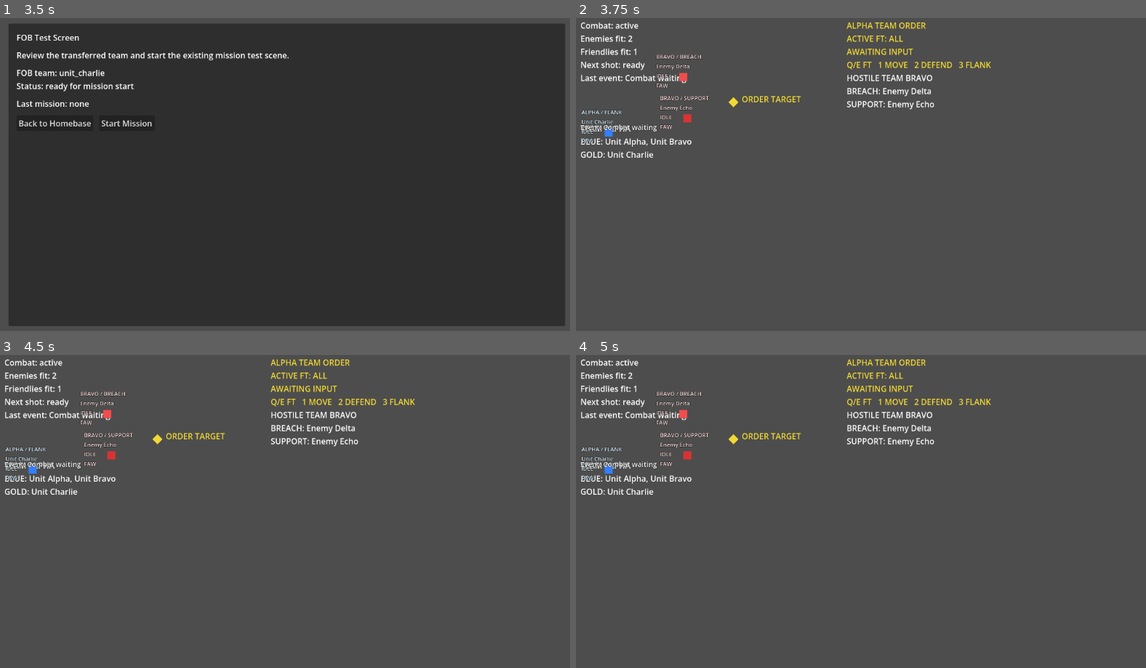
Above: before the commit, frames 1-4 (two rows, left to right).
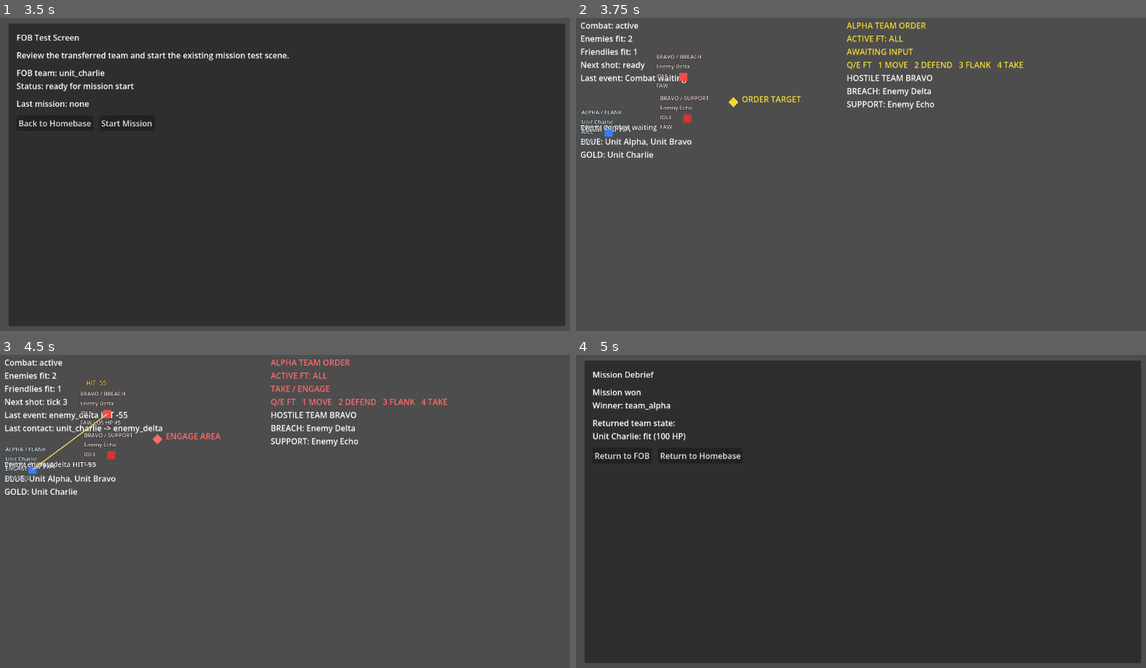
Above: after the commit, the same moments.

Repository: 0klabauta0-jpg/Sternenbuergerchen
Game: Godot game, scene res://scenes/meta/meta_layer_test.tscn
Same seed, same stepped clock (60 frames per second), same inputs: the game is played once before the commit and once after it.
Inputs:
- Up to frame 1 (3.5 s): click "Unit Alpha (unit_alpha / team…" at 0.5 s; click "Unit Bravo (unit_bravo / team…" at 1.25 s; click "Unit Charlie (unit_charlie / …" at 2 s; click "Transfer Team to FOB" at 2.75 s
- Up to frame 2 (3.75 s): click "Start Mission" at 3.5 s
- Up to frame 3 (4.5 s): tap Enter at 4.25 s; tap 4 at 4.35 s
- Up to frame 4 (5 s): no input

Frame 1 is identical in both runs. In frame 2, less than 0.1% of the frame differs, in the area x 73-79%, y 13-17%; in frame 3, 1.7%; in frame 4, 94%, in the area x 0-100%, y 1-99%.

Commit message:
Add minimal take order to tactical sandbox

Diff:
--- a/scenes/tests/mission_reactivity_test.tscn
+++ b/scenes/tests/mission_reactivity_test.tscn
@@ -40,7 +40,7 @@
 offset_top = 16.0
 offset_right = 860.0
 offset_bottom = 110.0
-text = "ALPHA TEAM ORDER\nACTIVE FT: ALL\nAWAITING INPUT\nQ/E FT   1 MOVE   2 DEFEND   3 FLANK"
+text = "ALPHA TEAM ORDER\nACTIVE FT: ALL\nAWAITING INPUT\nQ/E FT   1 MOVE   2 DEFEND   3 FLANK   4 TAKE"
 
 [node name="SimulationRoot" type="Node" parent="."]
 script = ExtResource("1_simulation")
--- a/scripts/tests/mission_tactical_sandbox_controller.gd
+++ b/scripts/tests/mission_tactical_sandbox_controller.gd
@@ -4,6 +4,7 @@
 const MOVE_COLOR: Color = Color(0.95, 0.85, 0.2, 1.0)
 const DEFEND_COLOR: Color = Color(0.4, 0.9, 1.0, 1.0)
 const FLANK_COLOR: Color = Color(1.0, 0.65, 0.3, 1.0)
+const TAKE_COLOR: Color = Color(1.0, 0.42, 0.42, 1.0)
 const FIRETEAM_ALL: String = "all"
 const FIRETEAM_BLUE: String = "blue"
 const FIRETEAM_GOLD: String = "gold"
@@ -50,6 +51,8 @@
 			issue_defend()
 		KEY_3:
 			issue_flank()
+		KEY_4:
+			issue_take()
 		KEY_Q, KEY_TAB:
 			cycle_active_fireteam(-1)
 		KEY_E:
@@ -66,6 +69,10 @@
 
 func issue_flank() -> int:
 	return _issue_team_command("flank")
+
+
+func issue_take() -> int:
+	return _issue_team_command("take")
 
 
 func set_active_fireteam(fireteam_id: String) -> void:
@@ -140,7 +147,7 @@
 	else:
 		lines.append(_get_command_feedback_text(_last_command_type))
 
-	lines.append("Q/E FT   1 MOVE   2 DEFEND   3 FLANK")
+	lines.append("Q/E FT   1 MOVE   2 DEFEND   3 FLANK   4 TAKE")
 	command_feedback_label.text = "\n".join(lines)
 	command_feedback_label.modulate = _get_command_color(_last_command_type)
 
@@ -183,6 +190,8 @@
 			return "HOLD / DEFEND"
 		"flank":
 			return "FLANK"
+		"take":
+			return "TAKE / ENGAGE"
 		_:
 			return "ORDER"
 
@@ -205,6 +214,8 @@
 			return "DEFEND POINT"
 		"flank":
 			return "FLANK TARGET"
+		"take":
+			return "ENGAGE AREA"
 		_:
 			return "ORDER TARGET"
 
@@ -217,5 +228,7 @@
 			return DEFEND_COLOR
 		"flank":
 			return FLANK_COLOR
+		"take":
+			return TAKE_COLOR
 		_:
 			return DEFAULT_MARKER_COLOR
Not shown, changed: docs/IMPLEMENTATION_STATUS.md
